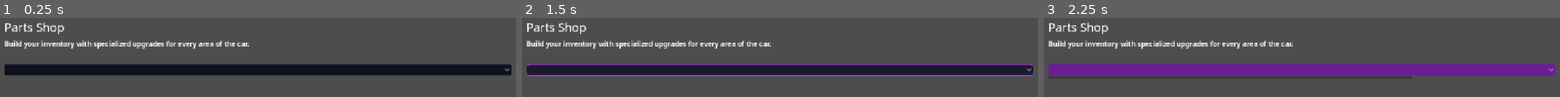
Above: before the commit, frames 1-3 (left to right).
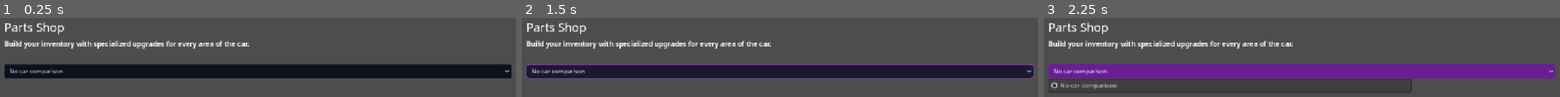
Above: after the commit, the same moments.

Repository: joeyp24/racing_manager
Game: Godot game, scene res://scenes/pages/shop/shop.tscn
The game is run twice, just before and just after one commit, with the same random seed, the same clock (stepped at 60 frames per second) and the same inputs. This scene is started directly instead of the project's main scene.
Inputs (mouse positions are in pixels of both pictures, inside the frame that each line leads up to; where the layout moved, square brackets give the same spot in the first picture):
- Up to frame 1 (0.25 s): no input
- Up to frame 2 (1.5 s): click (780, 70) [780, 70] at 0.5 s; click (780, 70) [780, 70] at 1.25 s
- Up to frame 3 (2.25 s): click (1302, 70) [1302, 70] at 2 s

The runs differ from the first frame. In frame 1, 4.4% of the frame differs, in the area x 0-100%, y 63-77%; in frame 2, 5.2%, in the area x 0-100%, y 63-78%; in frame 3, 3.9%.
Error before the commit: Parse Error: Function "populate_comparison_cars" has the same name as a previously declared function. (res://scenes/pages/shop/shop.gd:46)
Error after the commit: Invalid access to property or key 'cars' on a base object of type 'Nil'. (res://scenes/pages/shop/shop.gd:34)

Commit message:
Fix duplicate comparison function

Diff:
--- a/scenes/pages/shop/shop.gd
+++ b/scenes/pages/shop/shop.gd
@@ -24,23 +24,6 @@
 func update_responsive_columns() -> void:
 	var width := size.x
 	offers_container.columns = 1 if width < 620.0 else (2 if width < 920.0 else 3)
-
-
-func populate_comparison_cars() -> void:
-	comparison_car_selector.clear()
-	comparison_car_selector.add_item("No car comparison")
-	comparison_car_selector.set_item_metadata(0, -1)
-	var preferred_bay := GameManager.selected_bay
-	for bay in GameManager.team.cars.size():
-		var car := GameManager.team.get_car(bay)
-		if car == null:
-			continue
-		comparison_car_selector.add_item("Bay %d — %s" % [bay + 1, car.name])
-		comparison_car_selector.set_item_metadata(comparison_car_selector.item_count - 1, bay)
-		if car == GameManager.selected_car or (GameManager.selected_car == null and bay == preferred_bay):
-			comparison_car_selector.select(comparison_car_selector.item_count - 1)
-	if comparison_car_selector.selected == 0 and comparison_car_selector.item_count > 1:
-		comparison_car_selector.select(1)
 
 
 func populate_comparison_cars() -> void:
